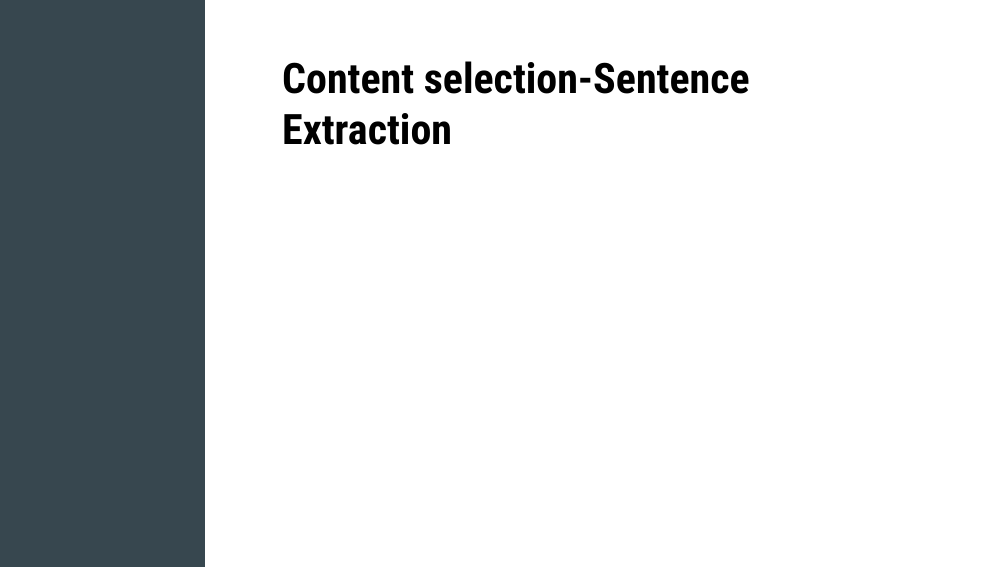
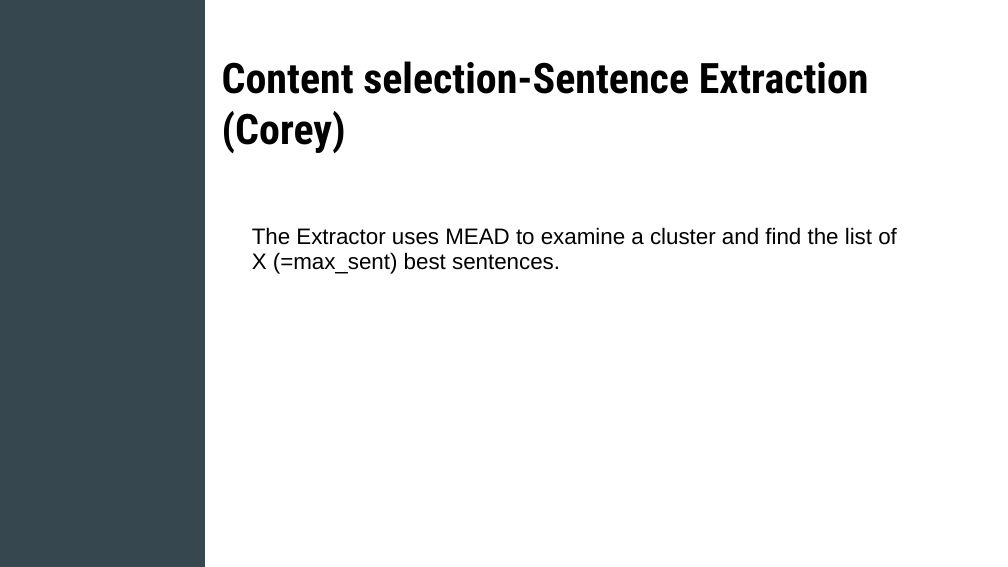
Before and after one commit to austin226/ling573, a slide deck: slide 7 of doc/D2_presentation.ppt (slide 6 before the commit). Drawn at 1008x567 pixels with LibreOffice and Linux fonts; fonts in the diff are those of the drawing. Boxes give left, top, right and bottom in pixels: in the first picture for what was removed or moved away, otherwise in the second. Text is boxed around its words. In the diff, an @@ line names an element or a change of style, - is before the commit and + after.

```diff
--- a/doc/D2_presentation.ppt
+++ b/doc/D2_presentation.ppt
@@ title at (x1=222, y1=61, x2=869, y2=153): text changed @@
-Content selection-Sentence Extraction
+Content selection-Sentence Extraction (Corey)
@@ text added at (x1=252, y1=227, x2=897, y2=274), 16 pt, text #000000 @@
+The Extractor uses MEAD to examine a cluster and find the list of X (=max_sent) best sentences.
```
Also in this commit, not shown: 7 other slides changed, 3 slides added, 1 slide removed.
